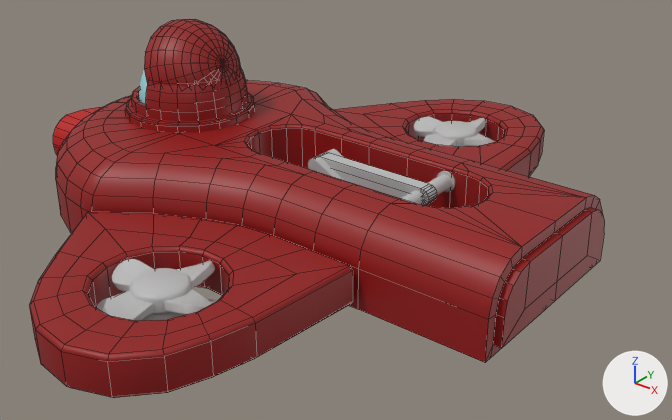
Renders of the FBX model GGJ20/Assets/Meshes/Lucy_01.fbx from each side of a commit.
Both versions are drawn from a camera (50 mm lens) standing at (0.00874, -0.01161, 0.00862) and looking at (-0.0006, 0.00007, 0.00138). Every picture has the same lights, and +X, +Y and +Z are marked at lower right. Mesh edges are drawn as thin lines on the coarser meshes. Where no turn or scale is listed for an object, it has been applied to the vertices. Vertices at the same position are counted once.

In view in the first picture: 'BeamArm_01', 'Lucy_Body', 'Lucy_EyeLid', 'Lucy_EyeShield', 'Lucy_TopLeftFan', 'Lucy_TopRightFan', 'Lucy_Wings', 'pCylinder15'.
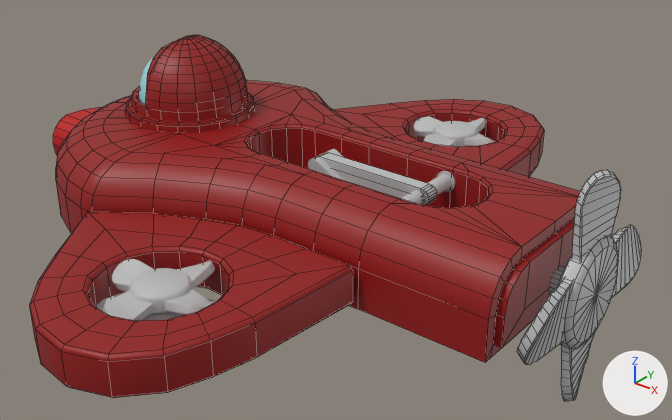
The newer file is also rescaled (x200.0) as a whole; pictures and numbers use the older file's frame.

Pixel boxes [x1, y1, x2, y2] of what changed, in the pictures (672 x 420 px):
'Lucy_BackFan', added: after [517, 170, 641, 401]
'Lucy_EyeLid', mesh moved: before [144, 19, 241, 88]; after [146, 42, 173, 91]

The change in detail:
me_mesh_011 has 402 vertices, 420 faces and spans x -0.00036..0.001, y -0.00201..0.0, z -0.00094..0.001.
me_mesh_011 is used by ob_lucy_eyelid; location (-0.00414, 0.00101, 0.00323).
me_mesh_011 part 1: the whole mesh is moved by (0.0, 0.0, -0.0004).
Mesh me_mesh_009_1 is new.
It has 373 vertices, 360 faces and spans x -0.00111..0.00016, y -0.0019..0.0019, z -0.0019..0.0019.
It uses material mat_lambert1 (grey #bcbcbc).
Object 'Lucy_BackFan' (ob_lucy_backfan) is new; it shows me_mesh_009_1.
Its location is (0.00418, 0.0, 0.00152).
